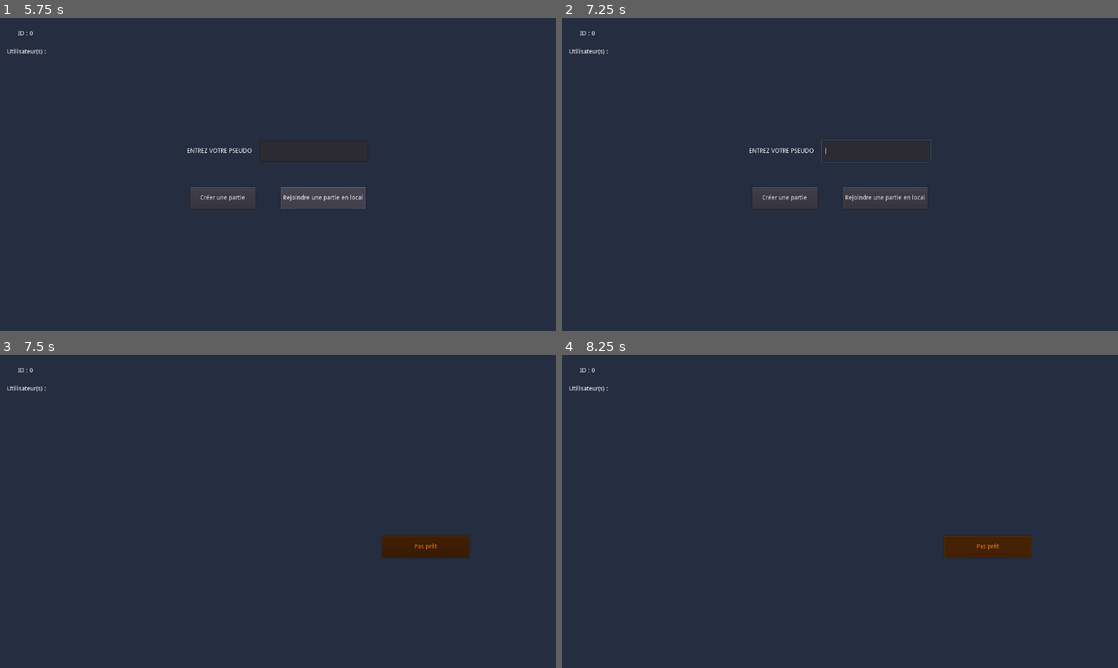
Above: before the commit, frames 1-4 (two rows, left to right).
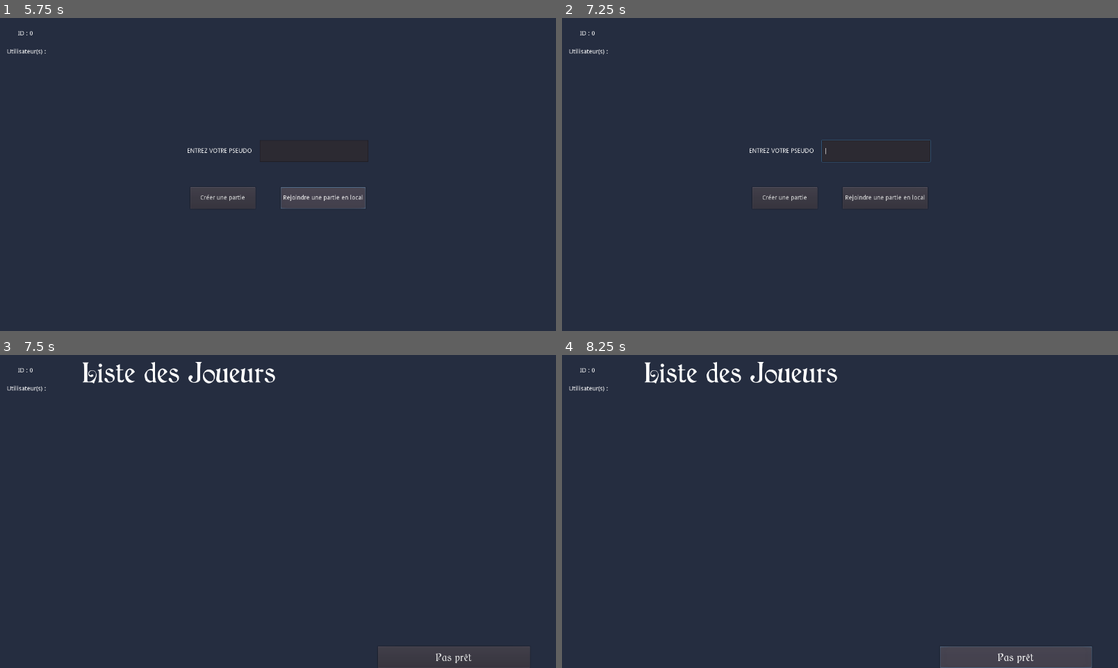
Above: after the commit, the same moments.

Repository: ArthurBajt/ARKED-Dixit-GODOT
Game: Godot game, scene res://Scenes/Intro&Outro/Intro.tscn
Two runs of this game, one before a commit and one after it. Both use one fixed random seed, a clock stepped at 60 frames per second and the inputs below. A sky picture missing from this copy of the repository is replaced by a grey-blue gradient.
Inputs (mouse positions are in pixels of both pictures, inside the frame that each line leads up to):
- Up to frame 1 (5.75 s): tap Enter at 0.5, 0.6, 1.35 s; move the mouse to (400, 158) at 0.52 s; hold Up 0.53-1.28 s; click (400, 158) at 0.67 s; move the mouse to (166, 190) at 1.27 s; hold Down 1.28-2 s; click "Jouer" at 2 s; click "Jouer" at 2.75 s; click (311, 149) at 3.52 s; type "12" at 3.6 s; click "Créer une partie" at 4.25 s; click "Rejoindre une partie en local" at 5 s
- Up to frame 2 (7.25 s): move the mouse to (895, 105) at 5.77 s; hold Up from 5.78 s (still down); tap Space at 6.5 s; move the mouse to (812, 237) at 6.52 s; tap Enter at 6.6 s; click (812, 237) at 6.67 s
- Up to frame 3 (7.5 s): tap Enter at 7.25, 7.35 s; move the mouse to (444, 558) at 7.27 s; release Up at 7.28 s; hold Down from 7.28 s (still down)
- Up to frame 4 (8.25 s): release Down at 8 s; click "Pas prêt" at 8 s

Frames 1-2 are identical in both runs. In frame 3, 2.6% of the frame differs, in the area x 14-96%, y 2-100%; in frame 4, 3.7%.
Error before the commit: Invalid get index 'estPret' (on base: 'Dictionary'). (res://Scenes/Lobby/Lobby.gd:15)
Error after the commit: Invalid get index 'estPret' (on base: 'Dictionary'). (res://Scenes/Lobby/Lobby.gd:60)

Commit message:
Lobby fonctionnel

Diff:
--- a/Assets/Values/Strings.json
+++ b/Assets/Values/Strings.json
@@ -19,6 +19,10 @@
   "buttonCreer": "Créer une partie",
   "buttonRejoindre": "Rejoindre une partie en local",
 
+  "lobbyPasPret": "Pas prêt",
+  "lobbyPret": "Prêt",
+
+
   "labelNom": "Je suis le joueur : %s .",
   "labelPoints": "Et j'ai %s point(s).",
   "labelConteur": "Le conteur choisi le thème..."
--- /dev/null
+++ b/Scenes/Lobby/InfoJoueur.gd
@@ -0,0 +1,34 @@
+class_name InfoJoueur
+extends HBoxContainer
+
+var id: int = 0
+
+onready var led = $VBoxContainer/LedPret
+const LED_TEXTURE_PRET = "res://Assets/Sprites/Led/led_green.png"
+const LED_TEXTURE_PAS_PRET = "res://Assets/Sprites/Led/led_red.png"
+
+onready var labelNom = $LabelNom
+onready var labelPret = $LabelPret
+
+
+func _ready():
+	pass
+
+func setId(id: int):
+	self.id = id
+
+
+func setNom(nom: String):
+	self.labelNom.text = nom
+
+
+func setPret(etat: bool):
+	if etat:
+		self.led.texture = load(self.LED_TEXTURE_PRET)
+		self.labelPret.text = R.getString("lobbyPret")
+		self.labelPret.modulate = Color(0.0, 1.0, 0.0)
+
+	else:
+		self.led.texture = load(self.LED_TEXTURE_PAS_PRET)
+		self.labelPret.text = R.getString("lobbyPasPret")
+		self.labelPret.modulate = Color(1.0, 0.0, 0.0)
--- /dev/null
+++ b/Scenes/Lobby/InfoJoueur.tscn
@@ -0,0 +1,53 @@
+[gd_scene load_steps=4 format=2]
+
+[ext_resource path="res://Assets/Font/CatChild_base_48.tres" type="DynamicFont" id=1]
+[ext_resource path="res://Assets/Sprites/Led/led_red.png" type="Texture" id=2]
+[ext_resource path="res://Scenes/Lobby/InfoJoueur.gd" type="Script" id=3]
+
+[node name="InfoJoueur" type="HBoxContainer"]
+margin_right = 720.0
+margin_bottom = 70.0
+rect_min_size = Vector2( 0, 70 )
+script = ExtResource( 3 )
+__meta__ = {
+"_edit_use_anchors_": false
+}
+
+[node name="VBoxContainer" type="VBoxContainer" parent="."]
+margin_right = 60.0
+margin_bottom = 70.0
+rect_min_size = Vector2( 60, 0 )
+alignment = 1
+
+[node name="LedPret" type="TextureRect" parent="VBoxContainer"]
+margin_top = 11.0
+margin_right = 60.0
+margin_bottom = 59.0
+texture = ExtResource( 2 )
+
+[node name="LabelPret" type="Label" parent="."]
+margin_left = 64.0
+margin_top = 5.0
+margin_right = 264.0
+margin_bottom = 65.0
+rect_min_size = Vector2( 200, 0 )
+custom_fonts/font = ExtResource( 1 )
+text = "Pas Prêt"
+
+[node name="tiret" type="Label" parent="."]
+margin_left = 268.0
+margin_top = 5.0
+margin_right = 313.0
+margin_bottom = 65.0
+rect_min_size = Vector2( 45, 0 )
+custom_fonts/font = ExtResource( 1 )
+text = "-"
+align = 1
+
+[node name="LabelNom" type="Label" parent="."]
+margin_left = 317.0
+margin_top = 5.0
+margin_right = 654.0
+margin_bottom = 65.0
+custom_fonts/font = ExtResource( 1 )
+text = "Le Nom du joueur"
--- a/Scenes/Lobby/Lobby.gd
+++ b/Scenes/Lobby/Lobby.gd
@@ -1,35 +1,69 @@
 extends Node
 
-onready var buttonPret = $Control/VBoxContainer/ButtonPret
-onready var buttonLancer = $Control/VBoxContainer/ButtonLancer
+const NODE_INFOJOUEUR = preload("res://Scenes/Lobby/InfoJoueur.tscn")
 
-var estPret: bool
+onready var layoutJoueur = $Control/HBoxContainer/LayoutJoueur
+
+onready var buttonPret = $Control/HBoxContainer/LayoutBtn/ButtonPret
+onready var buttonLancer = $Control/HBoxContainer/LayoutBtn/ButtonLancer
+
+var peutLancer: bool = false
+
+var joueurs: Dictionary = {}
 
 func _ready():
 	Network.connect("partieLancee", self, "_versPartie")
+	Network.connect("nvUtilisateur", self, "joueurCo")
+	Network.connect("nvStatuUtilisateur", self, "joueurNvStatut")
 	buttonLancer.visible = Network.id == 1
-	self.estPret = false
-	adaptTextButtonPret()
 
+	self.recupereJoueurs()
+
+#==============================
+func recupereJoueurs():
+	for usId in Network.utilisateurs :
+		if not usId in self.joueurs.keys():
+			self.joueurCo(usId)
+
+
+func joueurCo(idJoueur):
+	if not idJoueur in self.joueurs.keys() :
+		var instance = self.NODE_INFOJOUEUR.instance()
+		self.joueurs[idJoueur] = instance
+		self.layoutJoueur.add_child(instance)
+		instance.setId(idJoueur)
+		instance.setNom( Network.utilisateurs[idJoueur].nom )
+		instance.setPret( Network.utilisateurs[idJoueur].estPret )
+	self.majPeutLancer()
+
+
+func joueurNvStatut(idJoueur, statut):
+	if idJoueur in self.joueurs.keys():
+		self.joueurs[idJoueur].setPret(statut)
+	self.majPeutLancer()
+
+func majPeutLancer():
+	self.peutLancer = true
+	for usId in Network.utilisateurs:
+		self.peutLancer = self.peutLancer and Network.utilisateurs[usId].estPret
+#		print("majPeutLancer - ", usId, " - ", Network.utilisateurs[usId].estPret)
+
+	if self.peutLancer:
+		self.buttonLancer.modulate = Color(1.0, 1.0, 1.0)
+		self.buttonLancer.disabled = false
+	else:
+		self.buttonLancer.modulate = Color(1.0, 0.0, 0.0)
+		self.buttonLancer.disabled = true
+
+#==============================
 func _on_ButtonPret_pressed():
 	Network.lobby_setStatu(!Network.data.estPret)
-	self.estPret = !self.estPret
-	adaptTextButtonPret()
 
 
 func _on_ButtonLancer_pressed():
-	Network.lobby_lancerPartie()
+	if Network.id == 1 and self.peutLancer:
+		Network.lobby_lancerPartie()
 
 
 func _versPartie():
 	Transition.transitionVers("res://Scenes/Partie/Partie.tscn")
-
-func adaptTextButtonPret():
-	if(self.estPret):
-		buttonPret.text = "Prêt"
-		buttonPret.modulate = "10ff26"
-		#10ff26
-	else:
-		buttonPret.text = "Pas prêt"
-		buttonPret.modulate = "ff8010"
-		#ff8010
--- a/Scenes/Lobby/Lobby.tscn
+++ b/Scenes/Lobby/Lobby.tscn
@@ -1,6 +1,9 @@
-[gd_scene load_steps=2 format=2]
+[gd_scene load_steps=5 format=2]
 
 [ext_resource path="res://Scenes/Lobby/Lobby.gd" type="Script" id=1]
+[ext_resource path="res://Assets/Font/CatChild_base_48.tres" type="DynamicFont" id=2]
+[ext_resource path="res://Assets/Font/CatChild_base_24.tres" type="DynamicFont" id=3]
+[ext_resource path="res://Assets/Font/CatChild_base_64.tres" type="DynamicFont" id=5]
 
 [node name="Lobby" type="Node"]
 script = ExtResource( 1 )
@@ -12,39 +15,74 @@
 "_edit_use_anchors_": false
 }
 
-[node name="VBoxContainer" type="VBoxContainer" parent="Control"]
-anchor_left = 1.0
-anchor_top = 1.0
+[node name="HBoxContainer" type="HBoxContainer" parent="Control"]
 anchor_right = 1.0
 anchor_bottom = 1.0
-margin_left = -400.0
-margin_top = -304.0
-margin_right = -200.0
-margin_bottom = -150.0
-rect_min_size = Vector2( 200, 154 )
-rect_pivot_offset = Vector2( 200, 154 )
 __meta__ = {
 "_edit_use_anchors_": false
 }
 
-[node name="ButtonPret" type="Button" parent="Control/VBoxContainer"]
-margin_right = 200.0
-margin_bottom = 50.0
+[node name="VSeparator2" type="VSeparator" parent="Control/HBoxContainer"]
+modulate = Color( 1, 1, 1, 0 )
+margin_right = 48.0
+margin_bottom = 720.0
+rect_min_size = Vector2( 48, 0 )
+
+[node name="LayoutJoueur" type="VBoxContainer" parent="Control/HBoxContainer"]
+margin_left = 52.0
+margin_right = 772.0
+margin_bottom = 720.0
+rect_min_size = Vector2( 720, 720 )
+__meta__ = {
+"_edit_use_anchors_": false
+}
+
+[node name="Label" type="Label" parent="Control/HBoxContainer/LayoutJoueur"]
+margin_right = 720.0
+margin_bottom = 79.0
+custom_fonts/font = ExtResource( 5 )
+text = "Liste des Joueurs"
+align = 1
+
+[node name="VSeparator" type="VSeparator" parent="Control/HBoxContainer"]
+modulate = Color( 1, 1, 1, 0 )
+margin_left = 776.0
+margin_right = 866.0
+margin_bottom = 720.0
+rect_min_size = Vector2( 90, 0 )
+
+[node name="LayoutBtn" type="VBoxContainer" parent="Control/HBoxContainer"]
+margin_left = 870.0
+margin_right = 1220.0
+margin_bottom = 720.0
+rect_min_size = Vector2( 350, 154 )
+rect_pivot_offset = Vector2( 200, 154 )
+alignment = 2
+__meta__ = {
+"_edit_use_anchors_": false
+}
+
+[node name="ButtonPret" type="Button" parent="Control/HBoxContainer/LayoutBtn"]
+margin_top = 566.0
+margin_right = 350.0
+margin_bottom = 616.0
 rect_min_size = Vector2( 200, 50 )
+custom_fonts/font = ExtResource( 3 )
 text = "Pas prêt"
 __meta__ = {
 "_edit_use_anchors_": false
 }
 
-[node name="ButtonLancer" type="Button" parent="Control/VBoxContainer"]
-margin_top = 54.0
-margin_right = 200.0
-margin_bottom = 154.0
+[node name="ButtonLancer" type="Button" parent="Control/HBoxContainer/LayoutBtn"]
+margin_top = 620.0
+margin_right = 350.0
+margin_bottom = 720.0
 rect_min_size = Vector2( 0, 100 )
+custom_fonts/font = ExtResource( 2 )
 text = "Lancer"
 __meta__ = {
 "_edit_use_anchors_": false
 }
 
-[connection signal="pressed" from="Control/VBoxContainer/ButtonPret" to="." method="_on_ButtonPret_pressed"]
-[connection signal="pressed" from="Control/VBoxContainer/ButtonLancer" to="." method="_on_ButtonLancer_pressed"]
+[connection signal="pressed" from="Control/HBoxContainer/LayoutBtn/ButtonPret" to="." method="_on_ButtonPret_pressed"]
+[connection signal="pressed" from="Control/HBoxContainer/LayoutBtn/ButtonLancer" to="." method="_on_ButtonLancer_pressed"]
--- a/Scripts/Network.gd
+++ b/Scripts/Network.gd
@@ -6,7 +6,7 @@
 
 
 var id: int = 0
-
+var nom = ""
 
 
 func _ready():
@@ -16,7 +16,8 @@
 
 func creerServeur(player_name):
 	""" Creer un serveur """
-	dataStruct.nom = player_name
+#	dataStruct.nom = player_name
+	self.nom = player_name
 	var peer = NetworkedMultiplayerENet.new()
 	peer.create_server(DEFAUT_PORT, MAX_UTILISATEURS)
 	get_tree().set_network_peer(peer)
@@ -24,7 +25,8 @@
 
 func rejoindreServeur(player_name):
 	""" Fait rejoindre un serveur à un utilisateur"""
-	dataStruct.nom = player_name
+#	dataStruct.nom = player_name
+	self.nom = player_name
 	var peer = NetworkedMultiplayerENet.new()
 	peer.create_client(DEFAUT_IP, DEFAUT_PORT)
 	get_tree().set_network_peer(peer)
@@ -62,19 +64,27 @@
 
 	else:
 		id = get_tree().get_network_unique_id()
-		rpc_id(1, "_lobby_declareUtilisateur", id)
 
 	self.data = dataStruct.duplicate()
+	self.data.nom = self.nom
+
 	utilisateurs[id] = dataStruct.duplicate()
-
-
-remote func _lobby_declareUtilisateur(idUtilisateur: int):
+	utilisateurs[id].nom = self.nom
+
+	if id > 1 :
+		rpc_id(1, "_lobby_declareUtilisateur", id, self.data)
+
+
+remote func _lobby_declareUtilisateur(idUtilisateur: int, curentData:Dictionary ):
 	""" Quand un utilisateur se déclare,
 	le serveur signal a tt les utilisateur déjà présents
 	qu'un nv Utilisateur s'est connecté."""
-	rpc("_lobby_ajouteUtilisateur", idUtilisateur, dataStruct.duplicate())
+
+#	rpc("_lobby_ajouteUtilisateur", idUtilisateur, dataStruct.duplicate())
+	rpc("_lobby_ajouteUtilisateur", idUtilisateur, curentData.duplicate() )
 	for usId in utilisateurs:
 		rpc_id(idUtilisateur,"_lobby_ajouteUtilisateur", usId, utilisateurs[usId])
+
 
 remotesync func _lobby_ajouteUtilisateur(idUtilisateur: int, curentData: Dictionary = {}):
 	""" Le serveur a declarer l'arrivee d'un nv Utilisateur
@@ -82,10 +92,7 @@
 	Nous somme un client arrivant sur le serveur
 
 	On met a jour les Utilisateur deja presents et leurs données"""
-	if curentData == {}:
-		utilisateurs[idUtilisateur] = curentData.duplicate()
-	else :
-		utilisateurs[idUtilisateur] = curentData.duplicate()
+	utilisateurs[idUtilisateur] = curentData.duplicate()
 
 	emit_signal("nvUtilisateur", idUtilisateur)
 
@@ -102,15 +109,15 @@
 	rpc("_lobby_appliquerStatu", idUtilisateur, statu)
 
 
-
 remotesync func _lobby_appliquerStatu(idUtilisateur: int, statu: bool):
 	""" change le statu d'un joueur"""
-	if (not "estPret" in utilisateurs[idUtilisateur]) or (utilisateurs[idUtilisateur].estPret != statu):
-		emit_signal("nvStatuUtilisateur", idUtilisateur, statu)
+#	if (not "estPret" in utilisateurs[idUtilisateur]) or (utilisateurs[idUtilisateur].estPret != statu):
+#		emit_signal("nvStatuUtilisateur", idUtilisateur, statu)
 
 	utilisateurs[idUtilisateur].estPret = statu
 	if id == idUtilisateur:
 		data.estPret = statu
+	emit_signal("nvStatuUtilisateur", idUtilisateur, statu)
 
 
 func lobby_lancerPartie():
--- a/project.godot
+++ b/project.godot
@@ -18,6 +18,11 @@
 "class": "Chat",
 "language": "GDScript",
 "path": "res://Scenes/Chat/Chat.gd"
+}, {
+"base": "HBoxContainer",
+"class": "InfoJoueur",
+"language": "GDScript",
+"path": "res://Scenes/Lobby/InfoJoueur.gd"
 }, {
 "base": "Spatial",
 "class": "Joueur",
@@ -47,6 +52,7 @@
 _global_script_class_icons={
 "Carte": "",
 "Chat": "",
+"InfoJoueur": "",
 "Joueur": "",
 "MusicPlayer": "",
 "Options": "",
Binary file added: Assets/Sprites/Led/led_green.png
Not shown, added: Assets/Sprites/Led/led_green.png.import
Binary file added: Assets/Sprites/Led/led_off.png
Not shown, added: Assets/Sprites/Led/led_off.png.import
Binary file added: Assets/Sprites/Led/led_orange.png
Not shown, added: Assets/Sprites/Led/led_orange.png.import
Binary file added: Assets/Sprites/Led/led_red.png
Not shown, added: Assets/Sprites/Led/led_red.png.import
